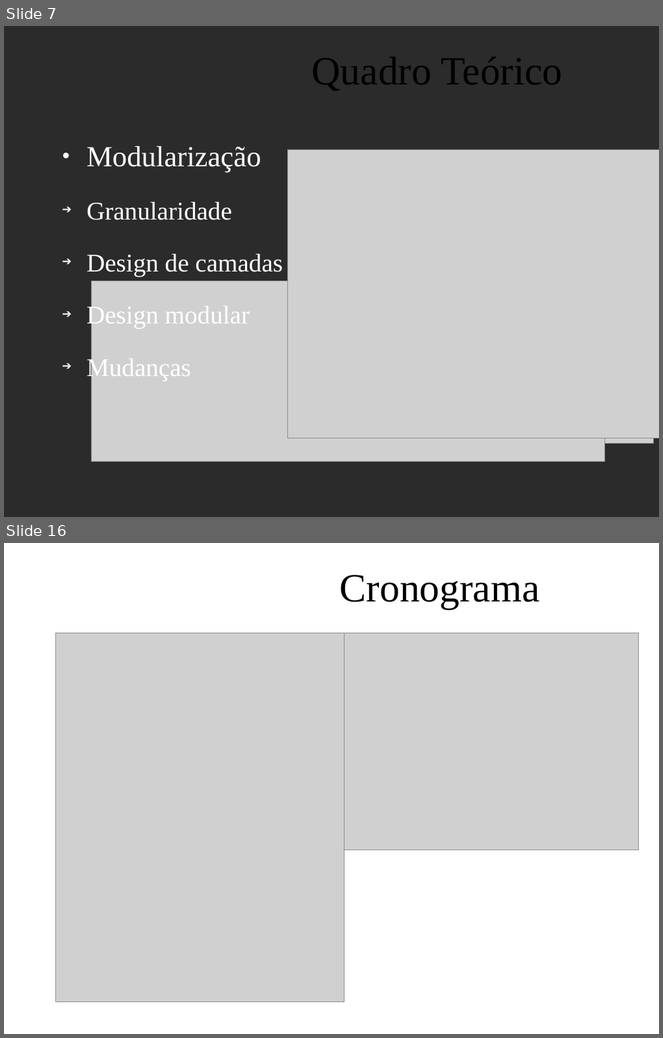
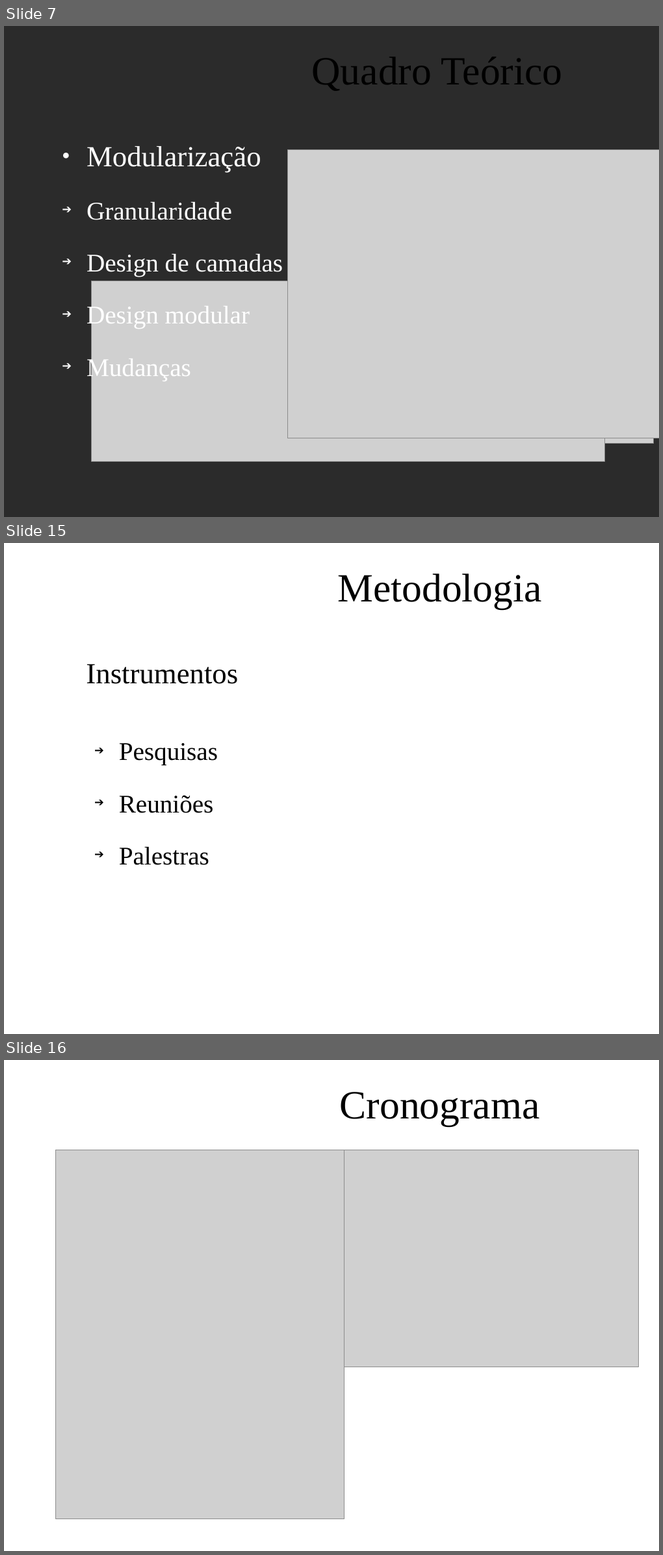
Before and after one commit to feliperodriguesprado/tcc_repository, a slide deck: documents/life_cycle/qualificacao/qualificacao_slides.odp. Shown one above the other, each under a label of ours: slides 7 and 16 before the commit, slides 7, 15 and 16 after it; the slides between them are not shown. The pictures are 663x1038 and 663x1555 pixels, drawn with LibreOffice and Linux fonts; fonts in the diff are those of the drawing; grey boxes stand for pictures; background and template pictures are left out; a plain dark background stands for a picture behind light text. Boxes give left, top, right and bottom in pixels: in the first picture for what was removed or moved away, otherwise in the second. Text is boxed around its words. In the diff, an @@ line names an element or a change of style, - is before the commit and + after.

```diff
--- a/documents/life_cycle/qualificacao/qualificacao_slides.odp
+++ b/documents/life_cycle/qualificacao/qualificacao_slides.odp
@@ slide 15 added at [4, 543, 659, 1034], background picture (left out) @@
@@ title added at [337, 574, 542, 609], 44 pt, text #000000 @@
+Metodologia
@@ text added at [86, 664, 238, 865], 28 pt, text #000000 @@
+• Instrumentos
+  ➔ Pesquisas
+  ➔ Reuniões
+  ➔ Palestras
```
Also in this commit, not shown: 12 slides changed, 2 other slides added, 2 slides removed.
